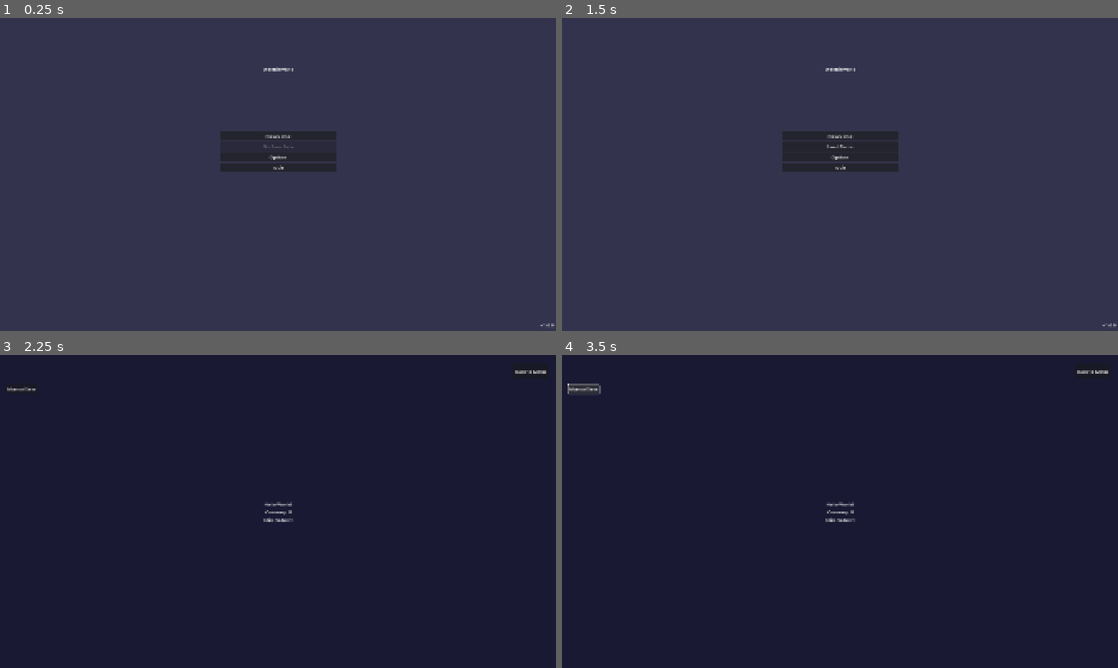
Above: before the commit, frames 1-4 (two rows, left to right).
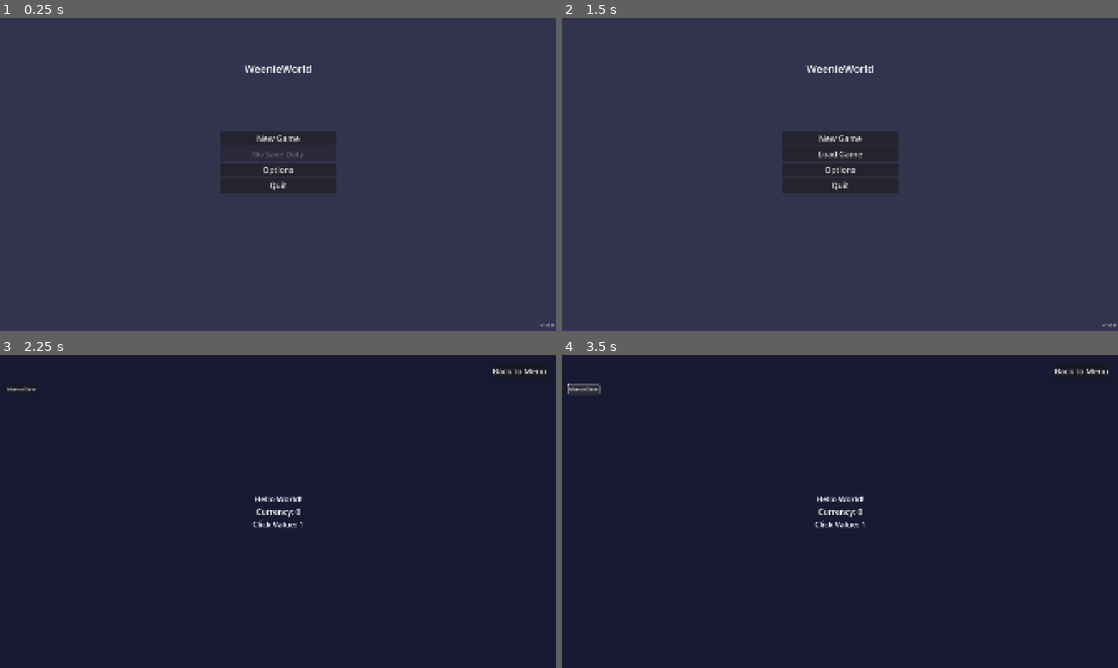
Above: after the commit, the same moments.

Repository: aaronleebrooks/weenieworld
Game: Godot game, scene res://scenes/main_menu/MainMenu.tscn
The game is run twice, just before and just after one commit, with the same random seed, the same clock (stepped at 60 frames per second) and the same inputs.
Inputs:
- Up to frame 1 (0.25 s): no input
- Up to frame 2 (1.5 s): click "New Game" at 0.5 s; click "Back to Menu" at 1.25 s
- Up to frame 3 (2.25 s): click "New Game" at 2 s
- Up to frame 4 (3.5 s): click "Manual Save" at 2.75 s

The runs differ from the first frame. In frame 1, 1.8% of the frame differs, in the area x 39-61%, y 15-56%; in frame 2, 1.8%; in frame 3, 0.5%; in frame 4, 0.5%.

Commit message:
Add responsive text sizing and button scaling to all menus - font sizes and button heights now scale with viewport size

Diff:
--- a/scenes/game/Game.gd
+++ b/scenes/game/Game.gd
@@ -4,14 +4,51 @@
 @onready var hello_world_label = $HelloWorldLabel
 
 func _ready():
+	print("Game: _ready() called")
+
 	# Connect button signals
 	back_button.pressed.connect(_on_back_button_pressed)
+
+	# Connect to viewport size changes using native event system
+	get_viewport().size_changed.connect(_on_viewport_size_changed)
+
+	# Initial responsive sizing
+	_update_responsive_layout()
 
 	# Display current game data
 	display_game_data()
 
 	# Add manual save button for testing
 	add_manual_save_button()
+
+func _on_viewport_size_changed():
+	print("Game: Viewport size changed")
+	_update_responsive_layout()
+
+func _update_responsive_layout():
+	var viewport_size = get_viewport().get_visible_rect().size
+	print("Game: Viewport size = ", viewport_size)
+
+	# Calculate responsive font size based on viewport
+	var base_font_size = 24
+	var responsive_font_size = max(base_font_size, int(viewport_size.x * 0.015))  # 1.5% of viewport width
+	responsive_font_size = min(responsive_font_size, 48)  # Cap at 48px
+
+	# Calculate responsive button size
+	var button_height = max(50, int(viewport_size.y * 0.04))  # 4% of viewport height
+	button_height = min(button_height, 80)  # Cap at 80px
+
+	print("Game: Responsive font size = ", responsive_font_size, ", button height = ", button_height)
+
+	# Update hello world label font size
+	if hello_world_label:
+		hello_world_label.add_theme_font_size_override("font_size", responsive_font_size)
+
+	# Update back button font size and size
+	if back_button:
+		back_button.custom_minimum_size = Vector2(0, button_height)
+		back_button.add_theme_font_size_override("font_size", responsive_font_size)
+		print("Game: Back button updated")
 
 func _on_back_button_pressed():
 	print("Returning to main menu...")
--- a/scenes/main_menu/MainMenu.gd
+++ b/scenes/main_menu/MainMenu.gd
@@ -33,6 +33,17 @@
 	var viewport_size = get_viewport().get_visible_rect().size
 	print("MainMenu: Viewport size = ", viewport_size)
 
+	# Calculate responsive font size based on viewport
+	var base_font_size = 24
+	var responsive_font_size = max(base_font_size, int(viewport_size.x * 0.015))  # 1.5% of viewport width
+	responsive_font_size = min(responsive_font_size, 48)  # Cap at 48px
+
+	# Calculate responsive button size
+	var button_height = max(50, int(viewport_size.y * 0.04))  # 4% of viewport height
+	button_height = min(button_height, 80)  # Cap at 80px
+
+	print("MainMenu: Responsive font size = ", responsive_font_size, ", button height = ", button_height)
+
 	# Adjust menu container size based on viewport
 	var container_width = min(viewport_size.x * 0.4, 400)  # 40% of viewport or max 400px
 	var container_height = min(viewport_size.y * 0.3, 300)  # 30% of viewport or max 300px
@@ -48,14 +59,21 @@
 		menu_container.offset_top = -container_height / 2
 		menu_container.offset_right = container_width / 2
 		menu_container.offset_bottom = container_height / 2
-		print("MainMenu: Menu container updated")
 
-	# Adjust title position
+		# Update button sizes and font sizes
+		for button in [new_game_button, continue_button, options_button, quit_button]:
+			button.custom_minimum_size = Vector2(0, button_height)
+			button.add_theme_font_size_override("font_size", responsive_font_size)
+
+		print("MainMenu: Menu container and buttons updated")
+
+	# Adjust title position and font size
 	if title:
 		var title_width = min(viewport_size.x * 0.3, 300)
 		title_width = max(title_width, 150)
 		title.offset_left = -title_width / 2
 		title.offset_right = title_width / 2
+		title.add_theme_font_size_override("font_size", responsive_font_size + 8)  # Title slightly larger
 		print("MainMenu: Title updated")
 
 func _on_new_game_pressed():
--- a/scenes/ui/ConfirmationDialog.gd
+++ b/scenes/ui/ConfirmationDialog.gd
@@ -45,6 +45,17 @@
 	var viewport_size = get_viewport().get_visible_rect().size
 	print("ConfirmationDialog: Viewport size = ", viewport_size)
 
+	# Calculate responsive font size based on viewport
+	var base_font_size = 18
+	var responsive_font_size = max(base_font_size, int(viewport_size.x * 0.01))  # 1% of viewport width
+	responsive_font_size = min(responsive_font_size, 32)  # Cap at 32px
+
+	# Calculate responsive button size
+	var button_height = max(40, int(viewport_size.y * 0.035))  # 3.5% of viewport height
+	button_height = min(button_height, 70)  # Cap at 70px
+
+	print("ConfirmationDialog: Responsive font size = ", responsive_font_size, ", button height = ", button_height)
+
 	var target_width = min(viewport_size.x * max_width_percent, viewport_size.x - 100)
 	var target_height = min(viewport_size.y * max_height_percent, viewport_size.y - 100)
 
@@ -60,6 +71,26 @@
 		dialog_panel.offset_top = -target_height / 2
 		dialog_panel.offset_right = target_width / 2
 		dialog_panel.offset_bottom = target_height / 2
+
+		# Update title font size
+		var title = dialog_panel.get_node_or_null("Title")
+		if title:
+			title.add_theme_font_size_override("font_size", responsive_font_size + 4)
+
+		# Update message font size
+		var message = dialog_panel.get_node_or_null("Message")
+		if message:
+			message.add_theme_font_size_override("font_size", responsive_font_size - 2)
+
+		# Update button font sizes and sizes
+		if no_button:
+			no_button.custom_minimum_size = Vector2(0, button_height)
+			no_button.add_theme_font_size_override("font_size", responsive_font_size)
+
+		if yes_button:
+			yes_button.custom_minimum_size = Vector2(0, button_height)
+			yes_button.add_theme_font_size_override("font_size", responsive_font_size)
+
 		print("ConfirmationDialog: Panel offsets set to ", Vector4(dialog_panel.offset_left, dialog_panel.offset_top, dialog_panel.offset_right, dialog_panel.offset_bottom))
 	else:
 		print("ConfirmationDialog: No dialog_panel found")
--- a/scenes/ui/SaveSelectionMenu.gd
+++ b/scenes/ui/SaveSelectionMenu.gd
@@ -34,6 +34,17 @@
 func _update_modal_size():
 	var viewport_size = get_viewport().get_visible_rect().size
 	print("SaveSelectionMenu: Viewport size = ", viewport_size)
+
+	# Calculate responsive font size based on viewport
+	var base_font_size = 20
+	var responsive_font_size = max(base_font_size, int(viewport_size.x * 0.012))  # 1.2% of viewport width
+	responsive_font_size = min(responsive_font_size, 36)  # Cap at 36px
+
+	# Calculate responsive button size
+	var button_height = max(60, int(viewport_size.y * 0.05))  # 5% of viewport height
+	button_height = min(button_height, 100)  # Cap at 100px
+
+	print("SaveSelectionMenu: Responsive font size = ", responsive_font_size, ", button height = ", button_height)
 
 	var target_width = min(viewport_size.x * max_width_percent, viewport_size.x - 100)
 	var target_height = min(viewport_size.y * max_height_percent, viewport_size.y - 100)
@@ -50,6 +61,20 @@
 		menu_panel.offset_top = -target_height / 2
 		menu_panel.offset_right = target_width / 2
 		menu_panel.offset_bottom = target_height / 2
+
+		# Update title font size
+		var title = menu_panel.get_node_or_null("Title")
+		if title:
+			title.add_theme_font_size_override("font_size", responsive_font_size + 4)
+
+		# Update back button font size
+		if back_button:
+			back_button.add_theme_font_size_override("font_size", responsive_font_size)
+
+		# Update existing save buttons font sizes
+		for button in save_buttons:
+			button.add_theme_font_size_override("font_size", responsive_font_size - 2)
+
 		print("SaveSelectionMenu: Panel offsets set to ", Vector4(menu_panel.offset_left, menu_panel.offset_top, menu_panel.offset_right, menu_panel.offset_bottom))
 	else:
 		print("SaveSelectionMenu: No menu_panel found")
@@ -75,10 +100,17 @@
 	print("Creating save entries for ", save_files.size(), " files")
 	no_saves_label.visible = false
 
+	# Calculate responsive sizes for new buttons
+	var viewport_size = get_viewport().get_visible_rect().size
+	var responsive_font_size = max(20, int(viewport_size.x * 0.012))
+	responsive_font_size = min(responsive_font_size, 36)
+	var button_height = max(60, int(viewport_size.y * 0.05))
+	button_height = min(button_height, 100)
+
 	# Create containers for each save file
 	for save_info in save_files:
 		var save_container = HBoxContainer.new()
-		save_container.custom_minimum_size = Vector2(0, 90)
+		save_container.custom_minimum_size = Vector2(0, button_height + 10)
 		save_container.add_theme_constant_override("separation", 15)
 		save_container.size_flags_horizontal = Control.SIZE_EXPAND_FILL
 
@@ -87,7 +119,8 @@
 		var formatted_time = format_timestamp(save_info["time"])
 		load_button.text = save_info["name"] + "\n" + formatted_time
 		load_button.size_flags_horizontal = Control.SIZE_EXPAND_FILL
-		load_button.custom_minimum_size = Vector2(0, 80)
+		load_button.custom_minimum_size = Vector2(0, button_height)
+		load_button.add_theme_font_size_override("font_size", responsive_font_size - 2)
 		load_button.pressed.connect(_on_save_selected.bind(save_info))
 		save_container.add_child(load_button)
 		save_buttons.append(load_button)
@@ -95,7 +128,8 @@
 		# Create delete button
 		var delete_button = Button.new()
 		delete_button.text = "X"
-		delete_button.custom_minimum_size = Vector2(60, 80)
+		delete_button.custom_minimum_size = Vector2(button_height * 0.75, button_height)
+		delete_button.add_theme_font_size_override("font_size", responsive_font_size)
 		delete_button.add_theme_color_override("font_color", Color.RED)
 		delete_button.add_theme_color_override("font_hover_color", Color.RED)
 		delete_button.pressed.connect(_on_delete_save_pressed.bind(save_info))
